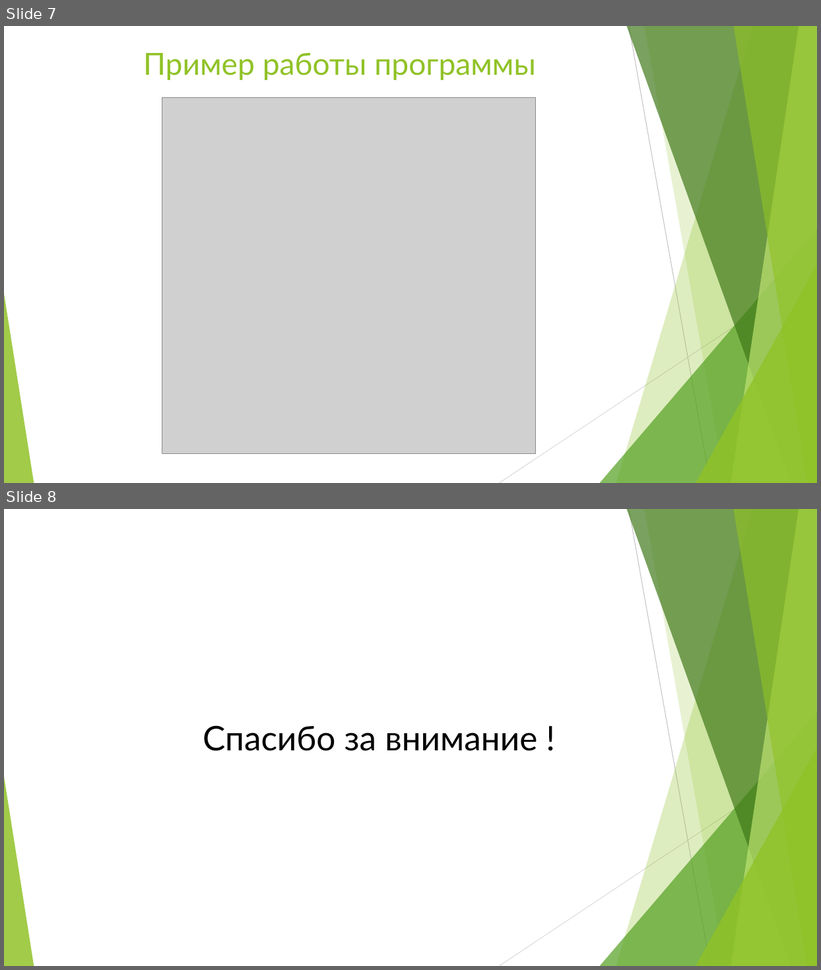
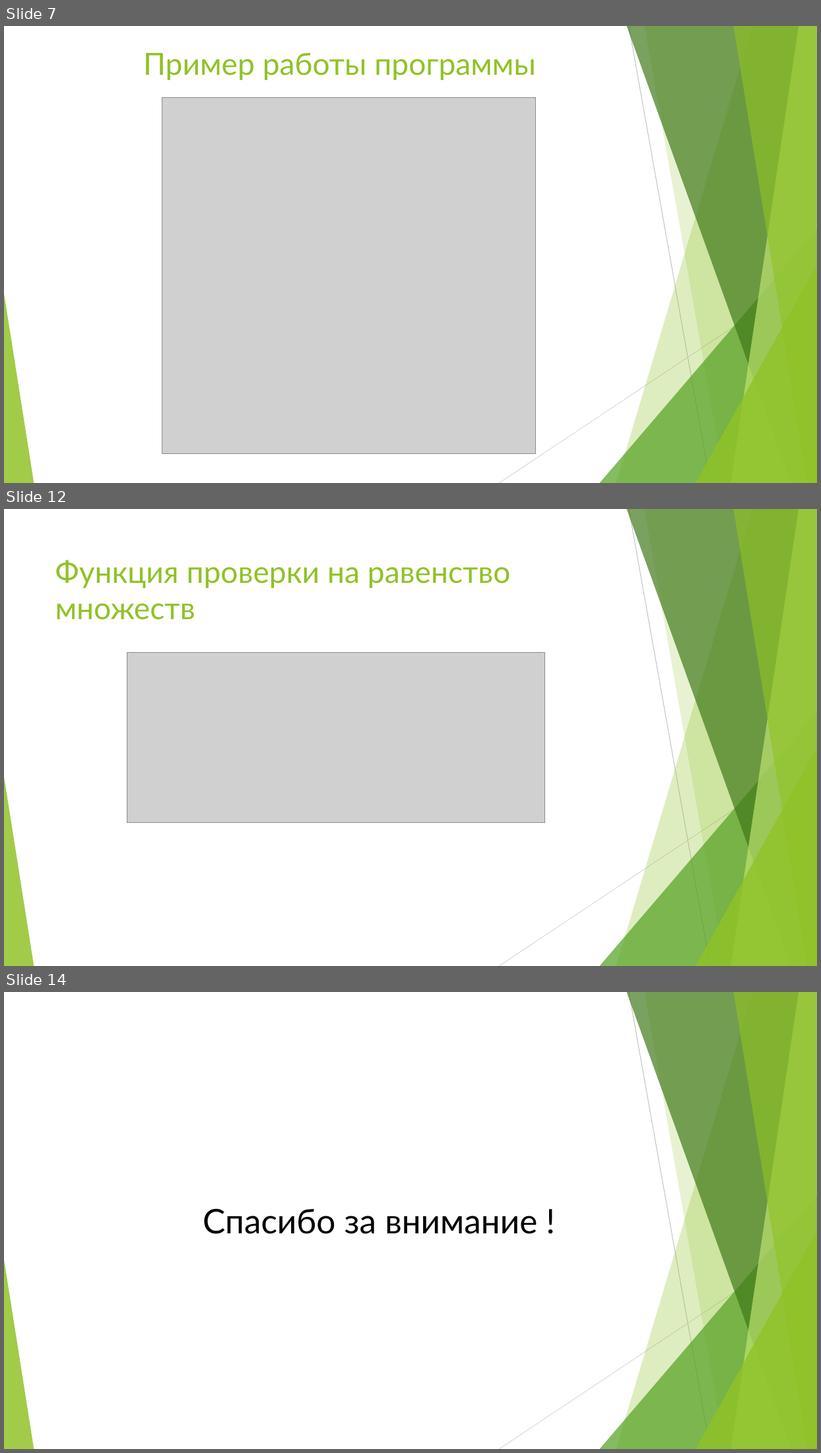
Before and after one commit to prog-kkkmt/p2-17, a slide deck: Презентация Соколов П2-17.pptx. Shown one above the other, each under a label of ours: slides 7 and 8 before the commit, slides 7, 12 and 14 after it; the slides between them are not shown. The pictures are 821x970 and 821x1453 pixels, drawn with LibreOffice and Linux fonts; fonts in the diff are those of the drawing; grey boxes stand for pictures. Boxes give left, top, right and bottom in pixels: in the first picture for what was removed or moved away, otherwise in the second. Text is boxed around its words. In the diff, an @@ line names an element or a change of style, - is before the commit and + after.

```diff
--- a/Презентация Соколов П2-17.pptx
+++ b/Презентация Соколов П2-17.pptx
@@ slide 12 added at (4, 509, 817, 966), background #FFFFFF; not listed: 10 template elements that a slide beside it also shows @@
@@ title added at (55, 560, 511, 620), 36 pt, text #90C226 @@
+Функция проверки на равенство множеств
@@ picture added at (127, 652, 545, 823) @@
@@ what was slide 8 is now slide 14 @@
```
Also in this commit, not shown: 5 other slides added.
